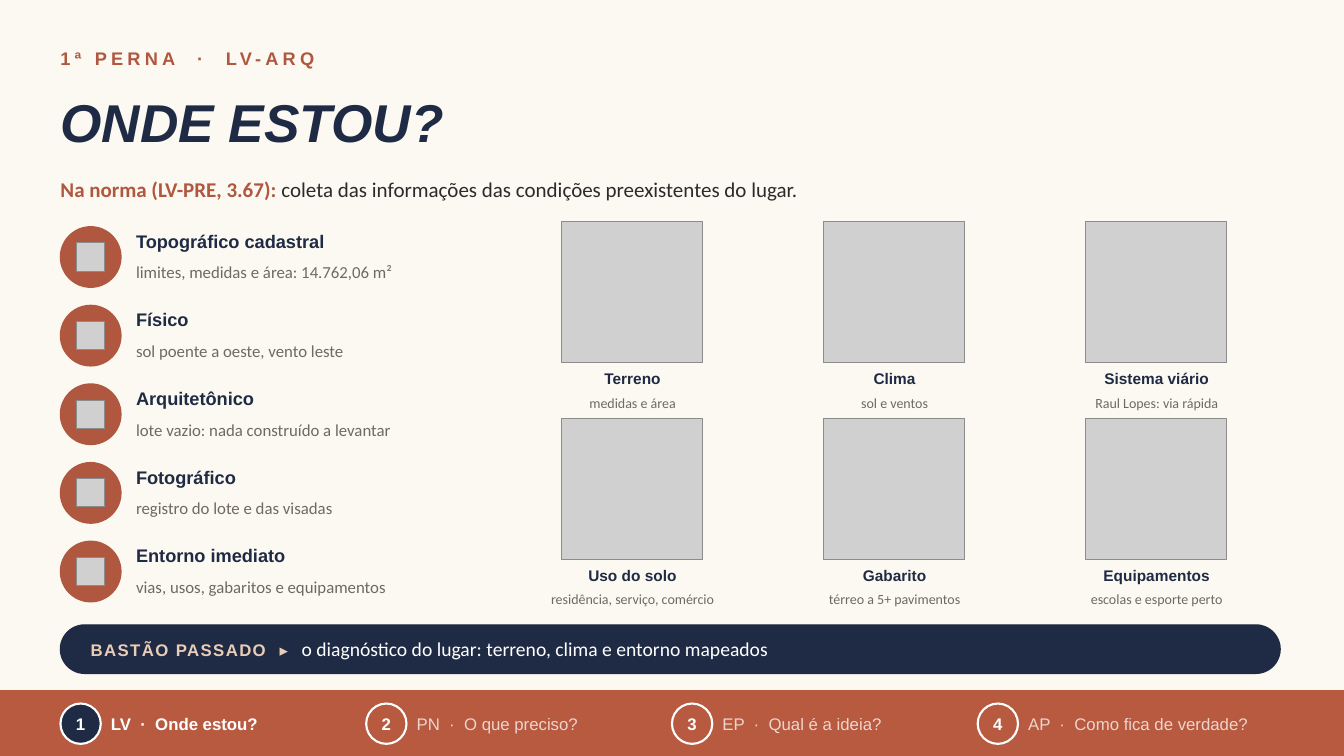
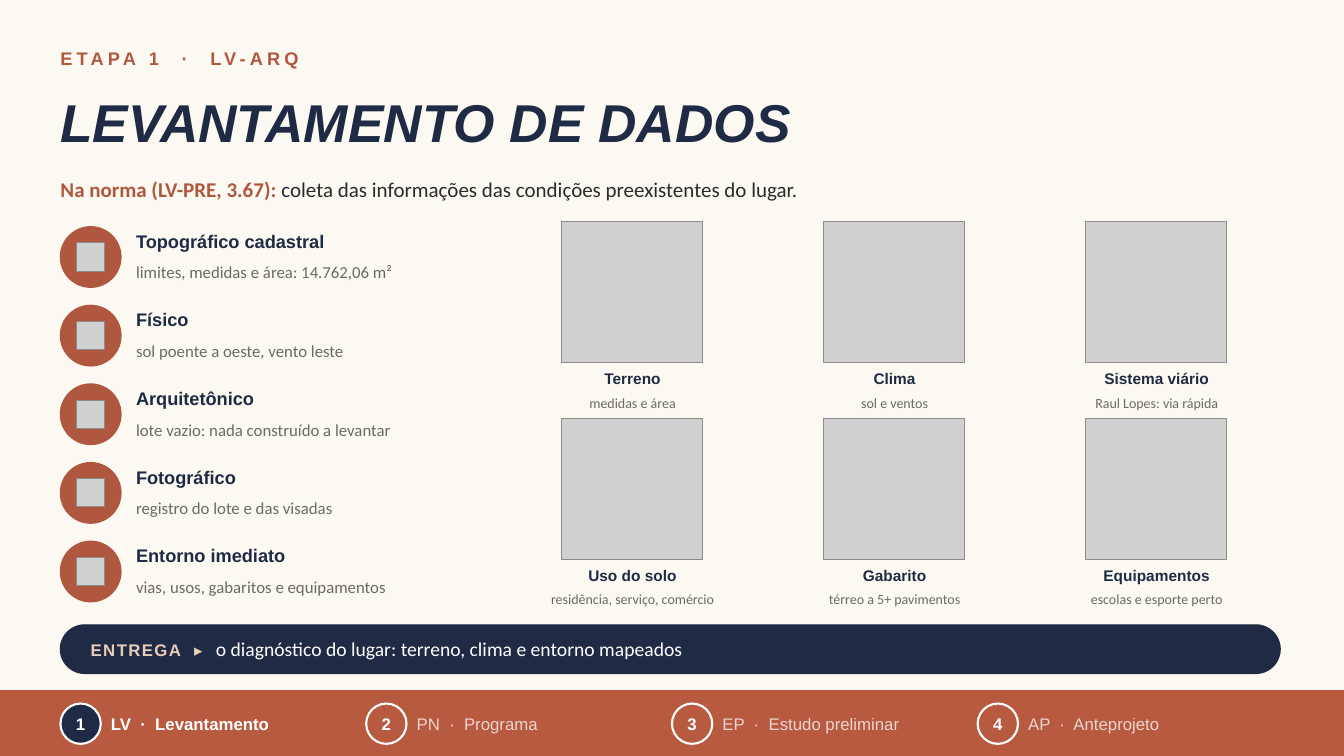
Before and after one commit to arqlais/slide, a slide deck: slide 4 of Claudio_Castro_de_Oliveira_Junior.pptx. Drawn at 1344x756 pixels with LibreOffice and Linux fonts; fonts in the diff are those of the drawing; grey boxes stand for pictures. Boxes give left, top, right and bottom in pixels: in the first picture for what was removed or moved away, otherwise in the second. Text is boxed around its words. In the diff, an @@ line names an element or a change of style, - is before the commit and + after.

```diff
--- a/Claudio_Castro_de_Oliveira_Junior.pptx
+++ b/Claudio_Castro_de_Oliveira_Junior.pptx
@@ text at (149, 52, 245, 65): text changed @@
-1ª PERNA · LV-ARQ
+ETAPA 1 · LV-ARQ
@@ text at (60, 105, 791, 143): text changed @@
-ONDE ESTOU?
+LEVANTAMENTO DE DADOS
@@ text at (91, 642, 682, 660): text changed @@
-BASTÃO PASSADO ▸ o diagnóstico do lugar: terreno, clima e entorno mapeados
+ENTREGA ▸ o diagnóstico do lugar: terreno, clima e entorno mapeados
@@ text at (111, 718, 269, 730): text changed @@
-LV · Onde estou?
+LV · Levantamento
@@ text at (417, 718, 538, 734): text changed @@
-PN · O que preciso?
+PN · Programa
@@ text at (722, 718, 899, 734): text changed @@
-EP · Qual é a ideia?
+EP · Estudo preliminar
@@ text at (1028, 718, 1159, 734): text changed @@
-AP · Como fica de verdade?
+AP · Anteprojeto
```
Also in this commit, not shown: 9 other slides changed, 3 other files.
